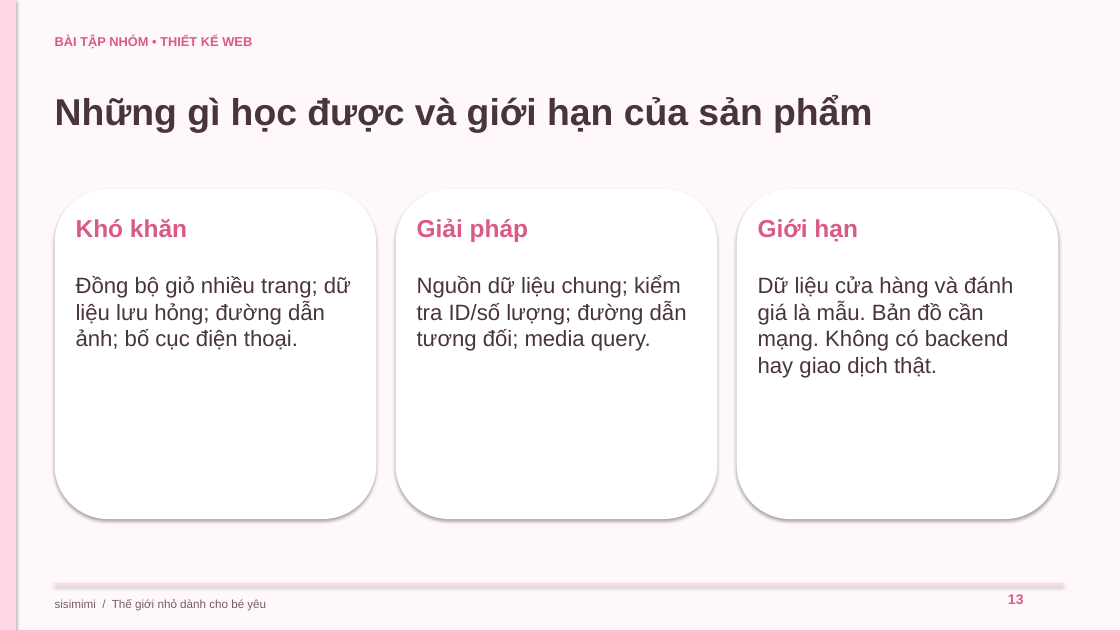
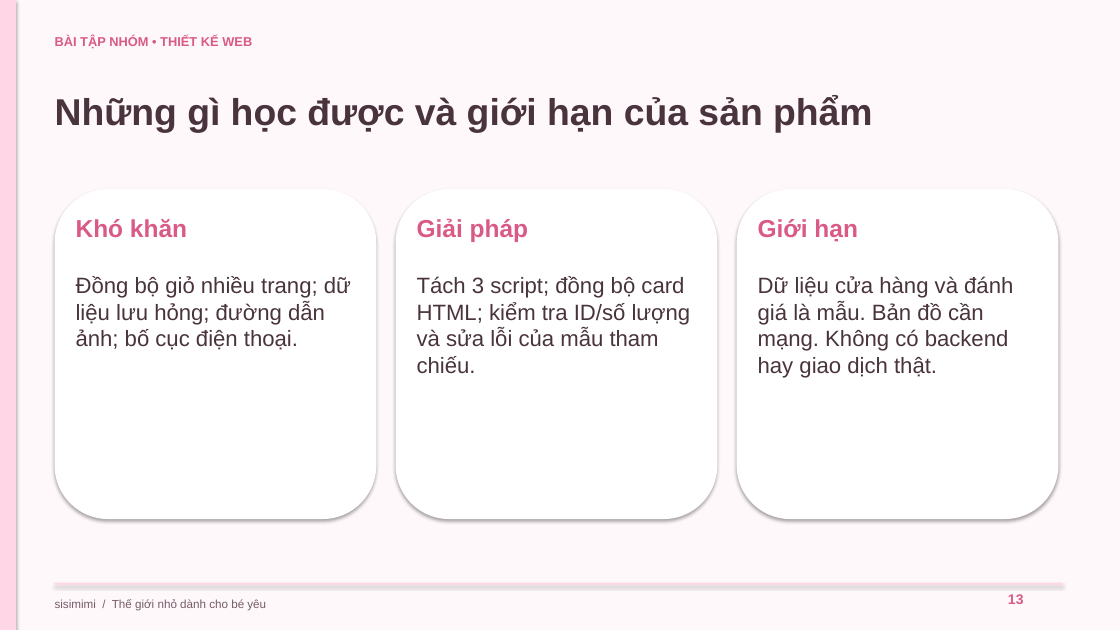
Before and after one commit to vuson141226-png/newskill, a slide deck: slide 13 of sisimimi/docs/BAO_CAO.pptx. Drawn at 1120x630 pixels with LibreOffice and Linux fonts; fonts in the diff are those of the drawing. Boxes give left, top, right and bottom in pixels: in the first picture for what was removed or moved away, otherwise in the second. Text is boxed around its words. In the diff, an @@ line names an element or a change of style, - is before the commit and + after.

```diff
--- a/sisimimi/docs/BAO_CAO.pptx
+++ b/sisimimi/docs/BAO_CAO.pptx
@@ text at bbox=[417, 276, 691, 373]: text changed @@
-Nguồn dữ liệu chung; kiểm tra ID/số lượng; đường dẫn tương đối; media query.
+Tách 3 script; đồng bộ card HTML; kiểm tra ID/số lượng và sửa lỗi của mẫu tham chiếu.
```
Also in this commit, not shown: 2 other slides changed, 29 other files.
